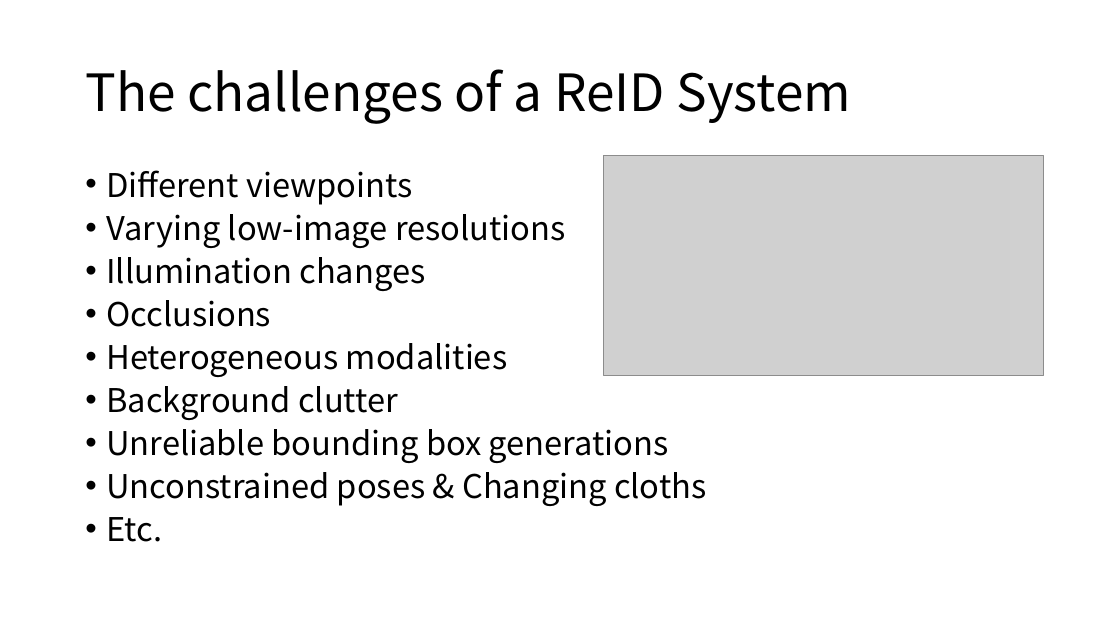
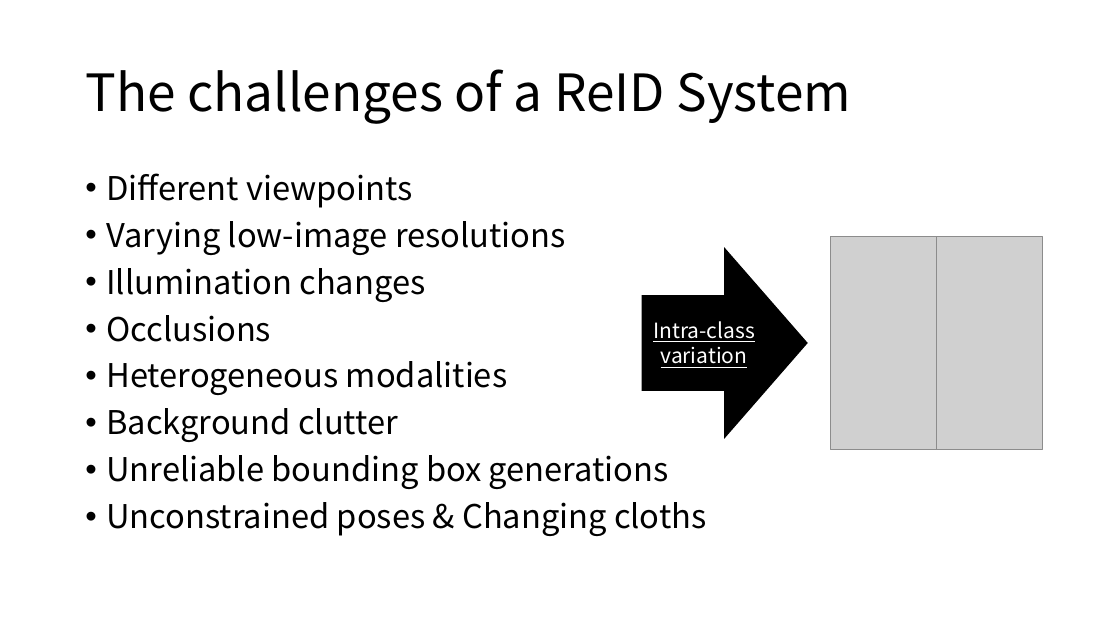
Before and after one commit to jeongroseok/person-reid-study, a slide deck: slide 5 of slides/Person ReID.pptx (slide 4 before the commit). Drawn at 1120x630 pixels with LibreOffice and Linux fonts; fonts in the diff are those of the drawing; grey boxes stand for pictures. Boxes give left, top, right and bottom in pixels: in the first picture for what was removed or moved away, otherwise in the second. Text is boxed around its words. In the diff, an @@ line names an element or a change of style, - is before the commit and + after.

```diff
--- a/slides/Person ReID.pptx
+++ b/slides/Person ReID.pptx
@@ text "Different viewpoints" at bbox=[106, 173, 706, 536]: line spacing 0.8 to 0.9 @@
@@ picture removed at bbox=[604, 155, 1044, 376] @@
@@ picture added at bbox=[831, 237, 937, 450] @@
@@ picture added at bbox=[937, 237, 1043, 450] @@
@@ right arrow added at bbox=[643, 249, 807, 438], fill #000000, outline #000000 1 pt, 18 pt, text #FFFFFF, underline @@
+Intra-class variation
@@ text at bbox=[106, 517, 162, 542]: paragraph removed @@
-• Etc.
```
Also in this commit, not shown: 3 other slides changed, 10 slides added, 10 slides removed, 4 other files.
